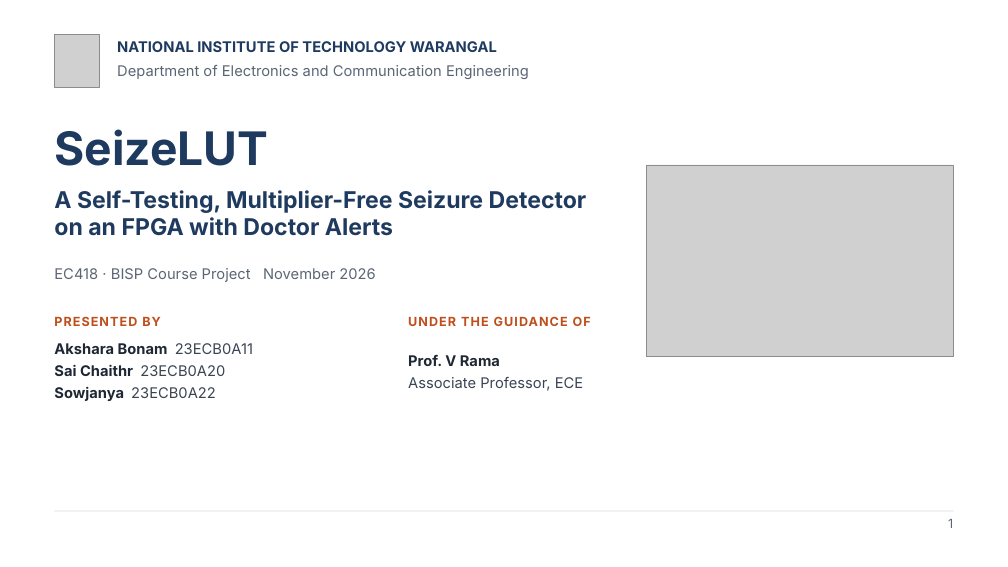
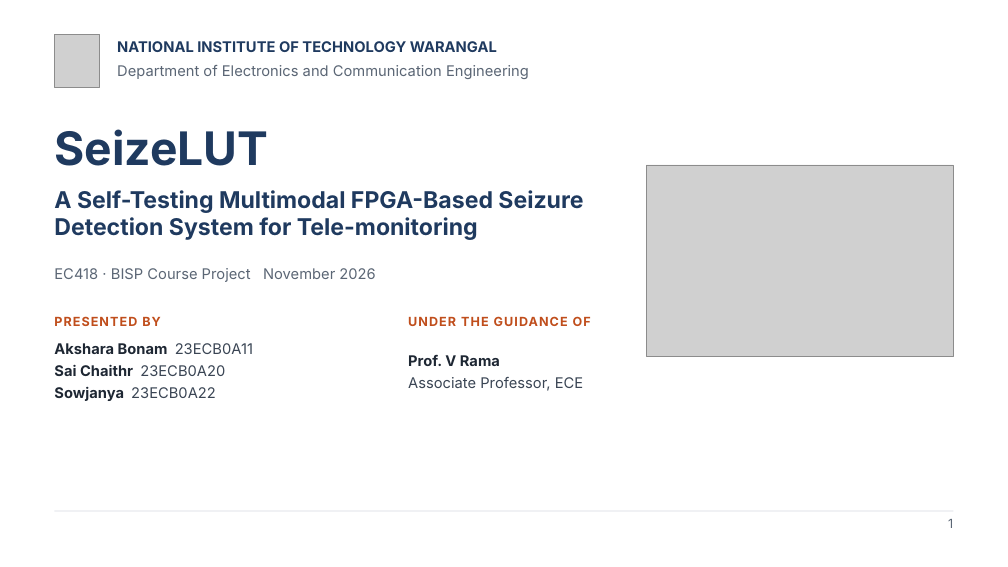
Before and after one commit to chaithr45/Final_year_proj, a slide deck: slide 1 of reports/ec418/out/SeizeLUT_EC418_Presentation.pptx. Drawn at 1008x567 pixels with LibreOffice and Linux fonts; fonts in the diff are those of the drawing; grey boxes stand for pictures. Boxes give left, top, right and bottom in pixels: in the first picture for what was removed or moved away, otherwise in the second. Text is boxed around its words. In the diff, an @@ line names an element or a change of style, - is before the commit and + after.

```diff
--- a/reports/ec418/out/SeizeLUT_EC418_Presentation.pptx
+++ b/reports/ec418/out/SeizeLUT_EC418_Presentation.pptx
@@ text at box(54, 190, 583, 240): text changed @@
-A Self-Testing, Multiplier-Free Seizure Detector on an FPGA with Doctor Alerts
+A Self-Testing Multimodal FPGA-Based Seizure Detection System for Tele-monitoring
```
Also in this commit, not shown: 5 other files.
